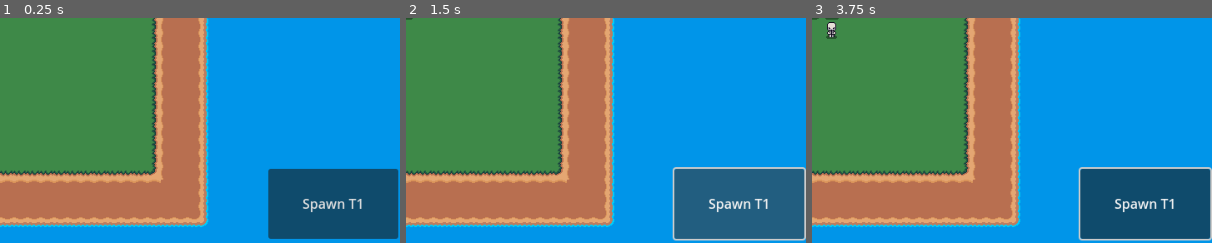
Above: before the commit, frames 1-3 (left to right).
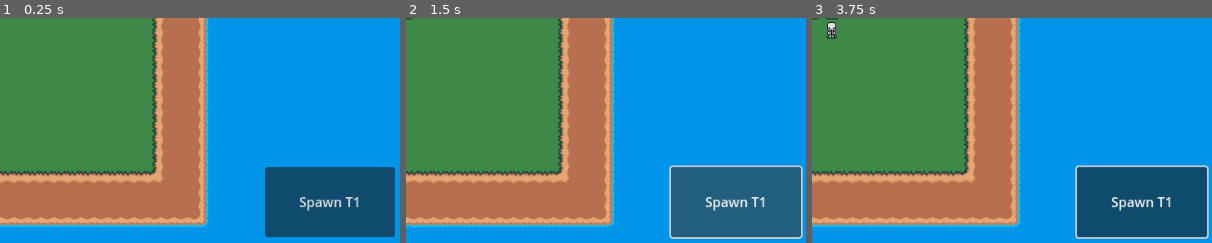
Above: after the commit, the same moments.

Repository: Rowan-Maynor/conjure
Game: Godot game, scene res://scenes/main.tscn
The game is run twice, just before and just after one commit, with the same random seed, the same clock (stepped at 60 frames per second) and the same inputs.
Inputs (mouse positions are % of the whole screen's width and height, from its top left):
- Up to frame 1 (0.25 s): no input
- Up to frame 2 (1.5 s): click "Spawn T1" at 0.5 s; click "Spawn T1" at 1.25 s
- Up to frame 3 (3.75 s): click "Spawn T1" at 2 s; tap Enter at 2.75 s; move the mouse to (72, 45) at 2.77 s; right-click (72, 45) at 2.85 s; click (72, 45) at 2.92 s; tap Space at 3.5 s; drag from (30, 55) to (50, 50) at 3.52 s
The pictures show only the part of the screen within x 50-100%, y 50-100%; the shares and areas given below are measured in that part.

The runs differ from the first frame. In frame 1, 1.7% of the frame differs, in the area x 66-100%, y 66-99%; in frame 2, 2.5%; in frame 3, 2.6%, in the area x 65-100%, y 65-100%.

Commit message:
Added selection sprite to selected units

Diff:
--- a/scenes/main_ui.tscn
+++ b/scenes/main_ui.tscn
@@ -26,6 +26,7 @@
 offset_top = 10.0
 offset_right = 75.0
 offset_bottom = 75.0
+metadata/_edit_lock_ = true
 
 [node name="level" type="Label" parent="."]
 layout_mode = 0
@@ -35,6 +36,7 @@
 offset_bottom = 28.0
 theme = SubResource("Theme_fnul3")
 text = "Level: "
+metadata/_edit_lock_ = true
 
 [node name="exp" type="Label" parent="."]
 layout_mode = 0
@@ -44,6 +46,7 @@
 offset_bottom = 52.0
 theme = SubResource("Theme_513t2")
 text = "EXP: "
+metadata/_edit_lock_ = true
 
 [node name="tp" type="Label" parent="."]
 layout_mode = 0
@@ -53,13 +56,14 @@
 offset_bottom = 76.0
 theme = SubResource("Theme_e6fyy")
 text = "TP:"
+metadata/_edit_lock_ = true
 
 [node name="Button" type="Button" parent="."]
 layout_mode = 0
-offset_left = 800.0
-offset_top = 452.0
-offset_right = 956.0
-offset_bottom = 536.0
+offset_left = 796.0
+offset_top = 450.0
+offset_right = 952.0
+offset_bottom = 534.0
 text = "Spawn T1"
 script = ExtResource("1_fnul3")
 metadata/_edit_lock_ = true
--- a/scenes/units/t1/pig.tscn
+++ b/scenes/units/t1/pig.tscn
@@ -1,7 +1,8 @@
-[gd_scene load_steps=18 format=3 uid="uid://dwld7g2281wjw"]
+[gd_scene load_steps=19 format=3 uid="uid://dwld7g2281wjw"]
 
 [ext_resource type="Script" uid="uid://bmtnkgh3vjrpk" path="res://scripts/unit.gd" id="1_m6pb5"]
 [ext_resource type="Texture2D" uid="uid://cjrfinpmss21d" path="res://assets/sprites/Animals/Pig/Pig.png" id="2_pabn0"]
+[ext_resource type="Texture2D" uid="uid://ckdartvi5yj1y" path="res://assets/sprites/selection.png" id="3_pabn0"]
 
 [sub_resource type="CapsuleShape2D" id="CapsuleShape2D_4a8uq"]
 radius = 4.0
@@ -155,3 +156,10 @@
 animation = &"move_up"
 autoplay = "idle_down"
 metadata/_edit_lock_ = true
+
+[node name="selection_sprite" type="Sprite2D" parent="."]
+visible = false
+show_behind_parent = true
+position = Vector2(-2.98023e-07, 0)
+scale = Vector2(1.375, 0.5)
+texture = ExtResource("3_pabn0")
--- a/scenes/units/t1/skeleton.tscn
+++ b/scenes/units/t1/skeleton.tscn
@@ -1,7 +1,8 @@
-[gd_scene load_steps=42 format=3 uid="uid://c78ysnebai1o6"]
+[gd_scene load_steps=43 format=3 uid="uid://c78ysnebai1o6"]
 
 [ext_resource type="Script" uid="uid://bmtnkgh3vjrpk" path="res://scripts/unit.gd" id="1_p0ms8"]
 [ext_resource type="Texture2D" uid="uid://sdshnn12mxu7" path="res://assets/sprites/Enemies/Skeleton.png" id="2_rugf1"]
+[ext_resource type="Texture2D" uid="uid://ckdartvi5yj1y" path="res://assets/sprites/selection.png" id="3_rugf1"]
 
 [sub_resource type="CapsuleShape2D" id="CapsuleShape2D_ruecw"]
 radius = 6.0
@@ -324,3 +325,9 @@
 autoplay = "idle_down"
 offset = Vector2(-0.5, 0)
 metadata/_edit_lock_ = true
+
+[node name="selection_sprite" type="Sprite2D" parent="."]
+visible = false
+show_behind_parent = true
+scale = Vector2(1, 0.5)
+texture = ExtResource("3_rugf1")
--- a/scripts/main.gd
+++ b/scripts/main.gd
@@ -43,6 +43,9 @@
 
 	if(drag_start == Vector2.ZERO && event is InputEventMouseButton
 		&& event.button_index == 1 && event.is_pressed()):
+			for body in selected:
+				var selection_sprite = body.get_node("selection_sprite")
+				selection_sprite.visible = false
 			selected = []
 			drag_start = get_global_mouse_position()
 	elif(drag_start != Vector2.ZERO && event is InputEventMouseButton
@@ -89,6 +92,8 @@
 		var body = area.get_parent()
 		if (body.control == "player"):
 			selected.append(body)
+			var selection_sprite = body.get_node("selection_sprite")
+			selection_sprite.visible = true
 
 func _get_rect_start_position():
 	var new_position = Vector2.ZERO
Binary file added: assets/sprites/selection.png
Not shown, added: assets/sprites/selection.png.import
